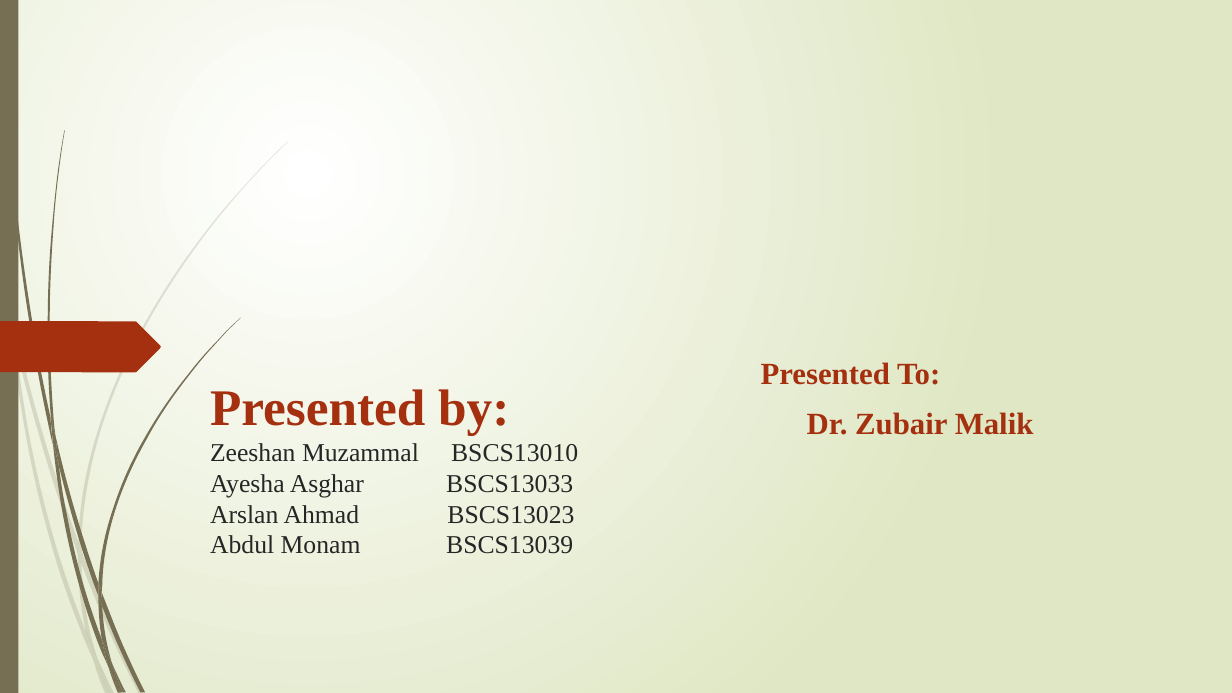
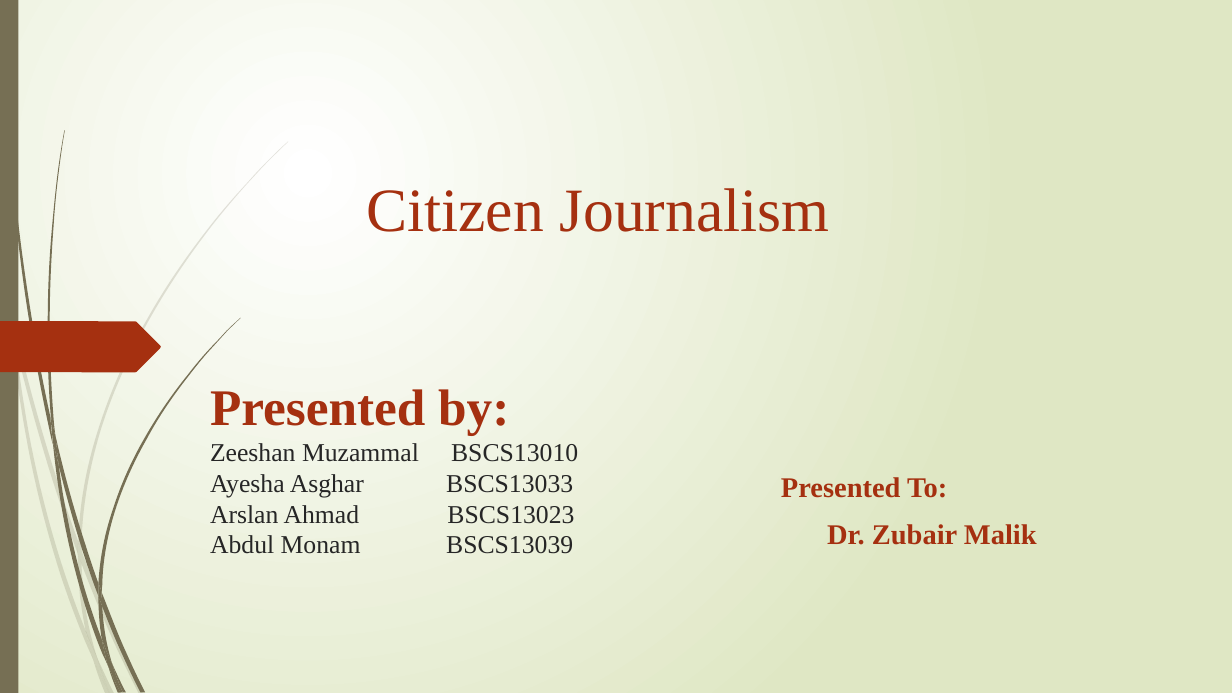
Before and after one commit to Zeeshanily/Citizen-Journalism, a slide deck: slide 1 of pj-task 2/Presentation.pptx. Drawn at 1232x693 pixels with LibreOffice and Linux fonts; fonts in the diff are those of the drawing. Boxes give left, top, right and bottom in pixels: in the first picture for what was removed or moved away, otherwise in the second. Text is boxed around its words. In the diff, an @@ line names an element or a change of style, - is before the commit and + after.

```diff
--- a/pj-task 2/Presentation.pptx
+++ b/pj-task 2/Presentation.pptx
@@ text added at <box>366,188,829,232</box>, 48 pt, text #A53010 @@
+Citizen Journalism
@@ text "Presented To:": place and size @@
-text "Presented To:" at <box>761,362,1034,435</box>
+text "Presented To:" at <box>781,477,1037,545</box>
@@ text "Presented To:" at <box>781,477,1037,545</box>: size 24 to 22.2 pt @@
```
Also in this commit, not shown: 6 other slides changed, 2 other files.
